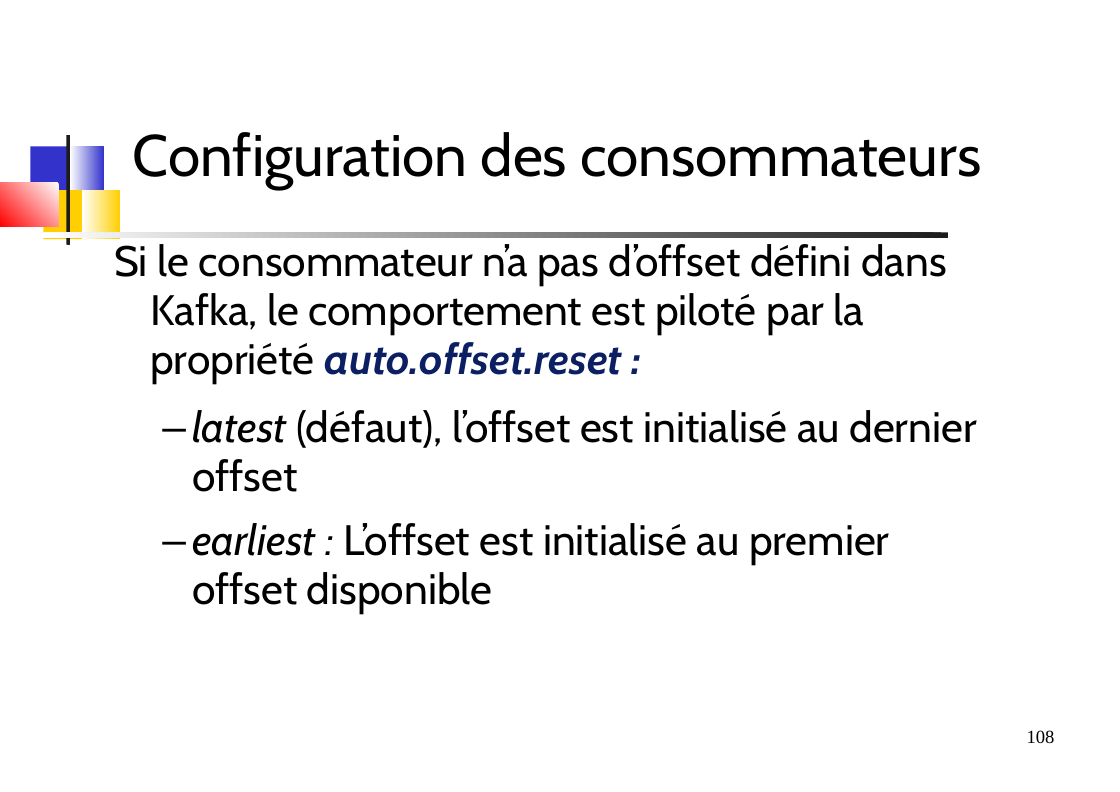
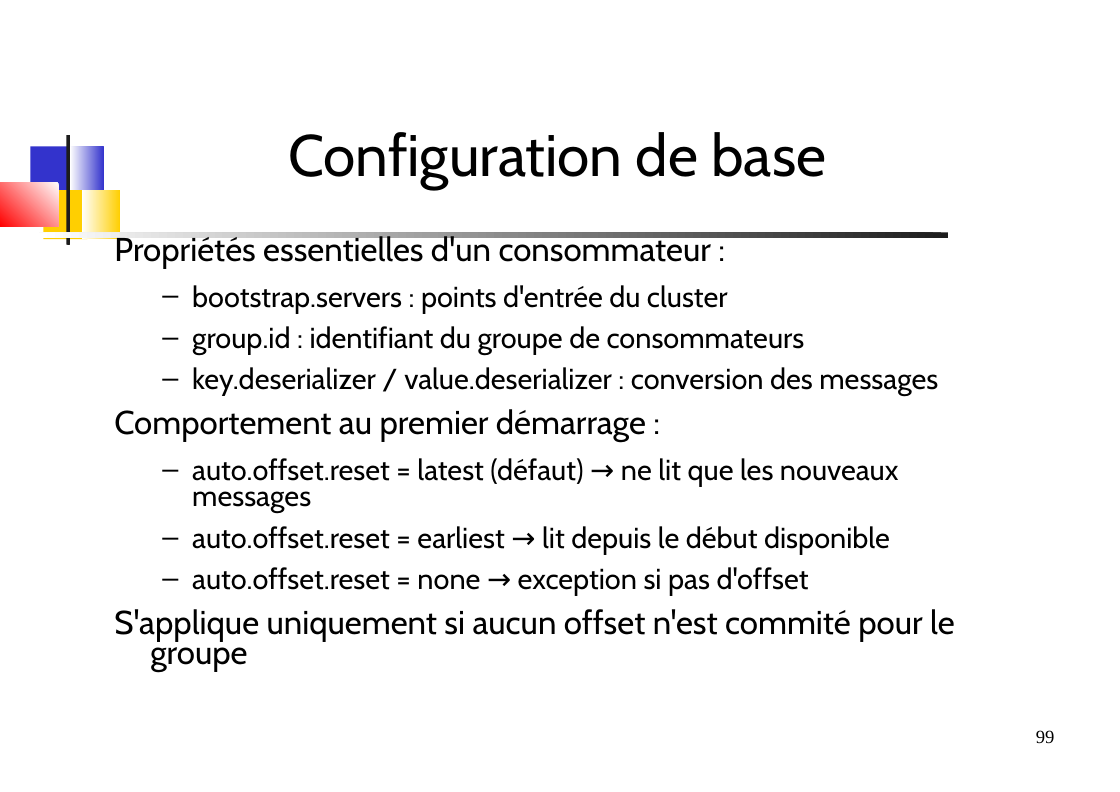
Before and after one commit to dthibau/kafka, a slide deck: slide 99 of KafkaAdmin.odp (slide 108 before the commit). Drawn at 1120x792 pixels with LibreOffice and Linux fonts; fonts in the diff are those of the drawing. Boxes give left, top, right and bottom in pixels: in the first picture for what was removed or moved away, otherwise in the second. Text is boxed around its words. In the diff, an @@ line names an element or a change of style, - is before the commit and + after.

```diff
--- a/KafkaAdmin.odp
+++ b/KafkaAdmin.odp
@@ title at (x1=288, y1=132, x2=826, y2=189): text changed @@
-Configuration des consommateurs
+Configuration de base
@@ text at (x1=114, y1=233, x2=955, y2=671): text changed; size 32 to 21.7 pt @@
-Si le consommateur n’a pas d’offset défini dans Kafka, le comportement est piloté par la propriété auto.offset.reset :
-  – latest (défaut), l’offset est initialisé au dernier offset
-  – earliest : L’offset est initialisé au premier offset disponible
+Propriétés essentielles d'un consommateur :
+  – bootstrap.servers : points d'entrée du cluster
+  – group.id : identifiant du groupe de consommateurs
+  – key.deserializer / value.deserializer : conversion des messages
+Comportement au premier démarrage :
+  – auto.offset.reset = latest (défaut) → ne lit que les nouveaux messages
+  – auto.offset.reset = earliest → lit depuis le début disponible
+  – auto.offset.reset = none → exception si pas d'offset
+S'applique uniquement si aucun offset n'est commité pour le groupe
@@ page number at (x1=1036, y1=730, x2=1055, y2=744): text changed @@
-108
+99
```
Also in this commit, not shown: 55 other slides changed, 98 slides added, 73 slides removed, 23 other files.
